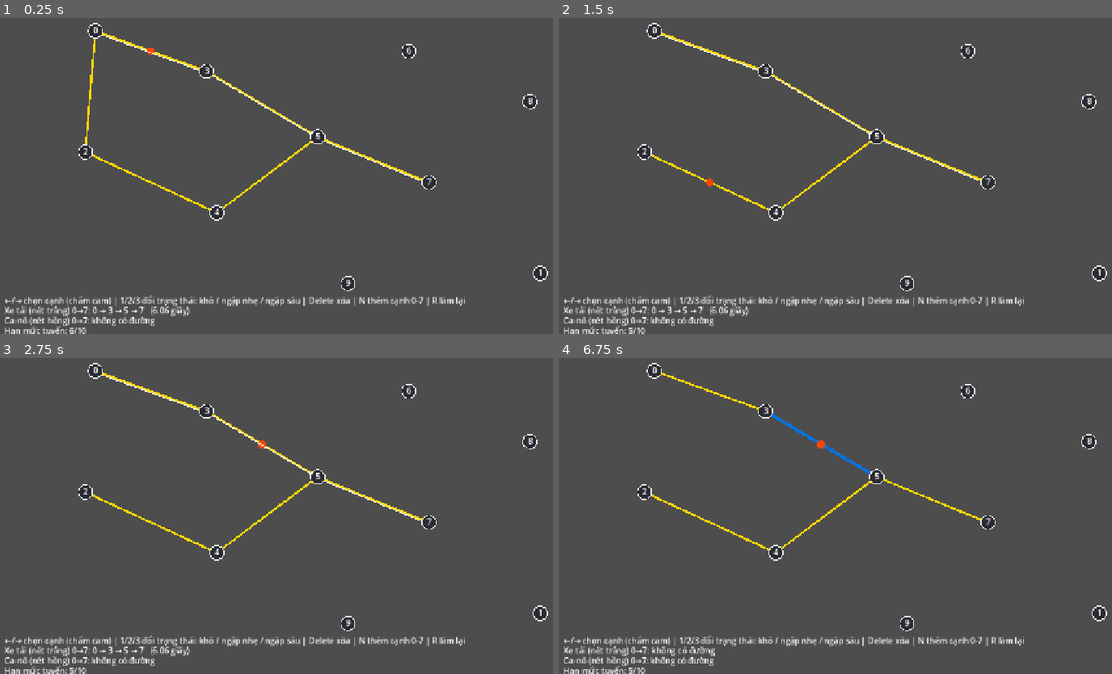
Above: before the commit, frames 1-4 (two rows, left to right).
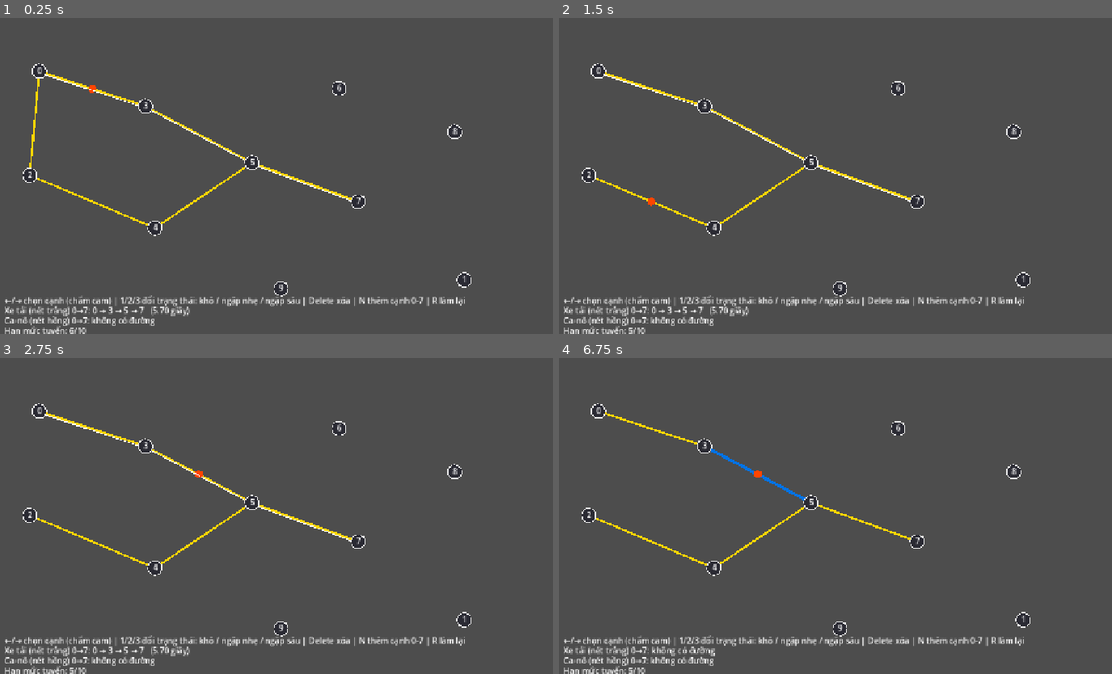
Above: after the commit, the same moments.

Repository: Phiadz/mini-rescue
Game: Godot game, scene res://tests/test_graph.tscn
Same seed, same stepped clock (60 frames per second), same inputs: the game is played once before the commit and once after it. This scene is started directly instead of the project's main scene.
Inputs (mouse positions are in pixels of both pictures, inside the frame that each line leads up to):
- Up to frame 1 (0.25 s): no input
- Up to frame 2 (1.5 s): tap Enter at 0.5 s; move the mouse to (1017, 134) at 0.52 s; hold Right 0.53-1.25 s; tap Delete at 0.6 s; click (1017, 134) at 0.67 s; tap Space at 0.77, 1.25 s; drag from (747, 169) to (846, 223) at 1.27 s
- Up to frame 3 (2.75 s): tap Enter at 2 s; move the mouse to (381, 411) at 2.02 s; hold Right from 2.03 s (still down); tap T at 2.1 s
- Up to frame 4 (6.75 s): release Right at 2.75 s; tap Space at 2.75, 3.77, 4.25 s; drag from (846, 563) to (680, 437) at 2.77 s; tap Enter at 3.5 s; move the mouse to (1073, 547) at 3.52 s; hold Left 3.53-4.25 s; tap Keypad Enter at 3.6 s; drag from (680, 437) to (780, 402) at 4.27 s; move the mouse to (907, 490) at 5.02 s; hold S 5.03-5.75 s; tap 1 at 5.1 s; click (907, 490) at 5.17 s; drag from (780, 402) to (747, 509) at 5.77 s; move the mouse to (1017, 474) at 6.52 s; hold Right from 6.53 s (still down); tap 3 at 6.6 s

The runs differ from the first frame. In frame 1, 3.8% of the frame differs, in the area x 4-100%, y 1-94%; in frame 2, 3.5%; in frame 3, 3.5%; in frame 4, 3.4%.

Commit message:
map: icon cho từng điểm, nền địa hình, đưa bản đồ ra khỏi vùng HUD (E sửa giúp)
- map_01.json: thêm trường "icon" (tên icon của D trong assets/icons) cho 10 điểm; co đều tọa độ
  vào vùng trống giữa các khung HUD (x 70-930, y 200-630), giữ bố cục và độ cao. Trước đó
  Kho Bắc, Kho Nam, Khu Đồi Xanh bị khung THẤT BẠI và cột phải của HUD che.
- MapNode.icon, GraphManager.load_map đọc trường icon (thiếu thì rỗng, NodeLayer vẽ hình khối).
- main.tscn: thêm World/Terrain (terrain/ground.svg + contours.svg của D) dưới cùng; bỏ độ lệch
  (1, -2) của Main; bỏ World/SosLayer thừa (UIRoot đã tạo lớp SOS riêng, gây SOS chồng hai lần);
  sửa UID của ui_root.tscn.
- test_graph: giá trị mong đợi tính từ tọa độ bản đồ thay vì số cứng; kiểm tra trường icon.

Diff:
--- a/data/map_01.json
+++ b/data/map_01.json
@@ -1,14 +1,14 @@
 {
   "nodes": [
-	{"id": 0, "name": "Kho Bắc", "kind": 0, "x": 200, "y": 120, "elevation": 70},
-	{"id": 1, "name": "Kho Nam", "kind": 0, "x": 1080, "y": 600, "elevation": 60},
-	{"id": 2, "name": "Khu Bến Cảng", "kind": 1, "x": 180, "y": 360, "elevation": 10},
-	{"id": 3, "name": "Khu Chợ Cũ", "kind": 1, "x": 420, "y": 200, "elevation": 25},
-	{"id": 4, "name": "Khu Trường Học", "kind": 1, "x": 440, "y": 480, "elevation": 20},
-	{"id": 5, "name": "Bệnh viện", "kind": 1, "x": 640, "y": 330, "elevation": 40},
-	{"id": 6, "name": "Khu Công Nghiệp", "kind": 1, "x": 820, "y": 160, "elevation": 35},
-	{"id": 7, "name": "Khu Ven Sông", "kind": 1, "x": 860, "y": 420, "elevation": 15},
-	{"id": 8, "name": "Khu Đồi Xanh", "kind": 1, "x": 1060, "y": 260, "elevation": 65},
-	{"id": 9, "name": "Khu Làng Nổi", "kind": 1, "x": 700, "y": 620, "elevation": 5}
+	{"id": 0, "name": "Kho Bắc", "kind": 0, "x": 89, "y": 200, "elevation": 70, "icon": "hub_north"},
+	{"id": 1, "name": "Kho Nam", "kind": 0, "x": 930, "y": 613, "elevation": 60, "icon": "hub_south"},
+	{"id": 2, "name": "Khu Bến Cảng", "kind": 1, "x": 70, "y": 406, "elevation": 10, "icon": "harbor"},
+	{"id": 3, "name": "Khu Chợ Cũ", "kind": 1, "x": 299, "y": 269, "elevation": 25, "icon": "house_coral"},
+	{"id": 4, "name": "Khu Trường Học", "kind": 1, "x": 318, "y": 510, "elevation": 20, "icon": "school"},
+	{"id": 5, "name": "Bệnh viện", "kind": 1, "x": 510, "y": 381, "elevation": 40, "icon": "hospital"},
+	{"id": 6, "name": "Khu Công Nghiệp", "kind": 1, "x": 682, "y": 234, "elevation": 35, "icon": "industry"},
+	{"id": 7, "name": "Khu Ven Sông", "kind": 1, "x": 720, "y": 458, "elevation": 15, "icon": "house_blue"},
+	{"id": 8, "name": "Khu Đồi Xanh", "kind": 1, "x": 911, "y": 320, "elevation": 65, "icon": "house_mint"},
+	{"id": 9, "name": "Khu Làng Nổi", "kind": 1, "x": 567, "y": 630, "elevation": 5, "icon": "floating_house"}
   ]
 }
--- a/game/main.tscn
+++ b/game/main.tscn
@@ -3,15 +3,25 @@
 [ext_resource type="Script" uid="uid://j365d5ju0hlk" path="res://flood/flood_overlay.gd" id="1_wjctj"]
 [ext_resource type="Script" uid="uid://bhynmvb60aqxr" path="res://graph/edge_layer.gd" id="2_xkbyp"]
 [ext_resource type="Script" uid="uid://duolryho4ws3e" path="res://graph/node_layer.gd" id="3_lx3aj"]
-[ext_resource type="Script" uid="uid://bi8lo5g8itp71" path="res://ui/sos_layer.gd" id="4_itumj"]
 [ext_resource type="Script" uid="uid://demptuxsi5fj2" path="res://rescue/vehicle_layer.gd" id="5_dp3pf"]
 [ext_resource type="Script" uid="uid://cnqjhjdglh30g" path="res://graph/edge_drawer.gd" id="6_ioaqv"]
-[ext_resource type="PackedScene" uid="uid://domflmkmqw0l4" path="res://ui/ui_root.tscn" id="7_li27q"]
+[ext_resource type="PackedScene" path="res://ui/ui_root.tscn" id="7_li27q"]
+[ext_resource type="Texture2D" path="res://assets/icons/terrain/ground.svg" id="8_ground"]
+[ext_resource type="Texture2D" path="res://assets/icons/terrain/contours.svg" id="9_contours"]
 
 [node name="Main" type="Node2D" unique_id=822342320]
-position = Vector2(1, -2)
 
 [node name="World" type="Node2D" parent="." unique_id=965707166]
+
+[node name="Terrain" type="Node2D" parent="World"]
+
+[node name="Ground" type="Sprite2D" parent="World/Terrain"]
+texture = ExtResource("8_ground")
+centered = false
+
+[node name="Contours" type="Sprite2D" parent="World/Terrain"]
+texture = ExtResource("9_contours")
+centered = false
 
 [node name="FloodOverlay" type="Node2D" parent="World" unique_id=114862677]
 script = ExtResource("1_wjctj")
@@ -22,9 +32,6 @@
 [node name="NodeLayer" type="Node2D" parent="World" unique_id=1215602115]
 script = ExtResource("3_lx3aj")
 
-[node name="SosLayer" type="Node2D" parent="World" unique_id=248207720]
-script = ExtResource("4_itumj")
-
 [node name="VehicleLayer" type="Node2D" parent="World" unique_id=240963486]
 script = ExtResource("5_dp3pf")
 
--- a/graph/graph_manager.gd
+++ b/graph/graph_manager.gd
@@ -39,6 +39,7 @@
 		n.kind = int(d['kind'])
 		n.pos = Vector2(float(d['x']), float(d['y']))
 		n.elevation = float(d['elevation'])
+		n.icon = str(d.get('icon', ''))
 		_nodes[n.id] = n
 		_adj[n.id] = []
 
--- a/graph/map_node.gd
+++ b/graph/map_node.gd
@@ -5,3 +5,4 @@
 var pos: Vector2
 var kind: int = 0          # Types.NodeKind: 0 HUB, 1 DISTRICT
 var elevation: float = 0.0 # thang 0-100
+var icon: String = ''      # tên icon trong res://assets/icons/ (không đuôi), NodeLayer của E vẽ; rỗng thì vẽ hình khối
--- a/tests/test_graph.gd
+++ b/tests/test_graph.gd
@@ -66,7 +66,7 @@
 	_check(_log.has(['edge_added', e1]), 'phát edge_added đúng id')
 	_check(_log.has(['edge_budget_changed', 1, Config.EDGE_LIMIT_START]), 'phát edge_budget_changed(1, 10)')
 	var e := GraphManager.get_edge(e1)
-	_check(absf(e.length - 234.09) < 0.1, 'độ dài cạnh 0-3 xấp xỉ 234,1')
+	_check(absf(e.length - _d(0, 3)) < 0.1, 'độ dài cạnh 0-3 bằng khoảng cách hai node (%.1f)' % _d(0, 3))
 	_check(e.elevation == 47.5, 'độ cao cạnh 0-3 = (70 + 25) / 2 = 47,5')
 	_log.clear()
 	GraphManager.remove_edge(e1)
@@ -97,11 +97,13 @@
 	var ids := _build_example()
 	var pt := GraphManager.find_path(0, 7, Types.VehicleType.TRUCK)
 	_check(pt.found and _same(pt.node_ids, [0, 3, 5, 7]), 'xe tải 0→7 đi 0-3-5-7')
-	_check(absf(pt.cost - 6.06) < 0.02, 'chi phí xe tải xấp xỉ 6,06 giây')
+	var cost_dry := (_d(0, 3) + _d(3, 5) + _d(5, 7)) / Config.TRUCK_SPEED
+	_check(absf(pt.cost - cost_dry) < 0.02, 'chi phí xe tải xấp xỉ %.2f giây' % cost_dry)
 	GraphManager.set_edge_state(ids['3-5'], Types.EdgeState.DEEP)
 	var pt2 := GraphManager.find_path(0, 7, Types.VehicleType.TRUCK)
 	_check(pt2.found and _same(pt2.node_ids, [0, 2, 4, 5, 7]), 'cạnh 3-5 ngập sâu: xe tải đổi sang 0-2-4-5-7')
-	_check(absf(pt2.cost - 8.46) < 0.02, 'chi phí mới xấp xỉ 8,46 giây')
+	var cost_detour := (_d(0, 2) + _d(2, 4) + _d(4, 5) + _d(5, 7)) / Config.TRUCK_SPEED
+	_check(absf(pt2.cost - cost_detour) < 0.02, 'chi phí mới xấp xỉ %.2f giây' % cost_detour)
 	_check(not GraphManager.find_path(0, 7, Types.VehicleType.BOAT).found, 'ca-nô: các cạnh khác còn khô nên chưa có đường 0→7')
 	for eid in GraphManager.get_edge_ids():
 		GraphManager.set_edge_state(eid, Types.EdgeState.DEEP)
@@ -112,7 +114,8 @@
 	_build_example()
 	for eid in GraphManager.get_edge_ids():
 		GraphManager.set_edge_state(eid, Types.EdgeState.SHALLOW)
-	_check(absf(GraphManager.find_path(0, 7, Types.VehicleType.TRUCK).cost - 12.12) < 0.03, 'ngập nhẹ: xe tải chậm gấp đôi (xấp xỉ 12,12 giây)')
+	var cost_shallow := 2.0 * (_d(0, 3) + _d(3, 5) + _d(5, 7)) / Config.TRUCK_SPEED
+	_check(absf(GraphManager.find_path(0, 7, Types.VehicleType.TRUCK).cost - cost_shallow) < 0.03, 'ngập nhẹ: xe tải chậm gấp đôi (xấp xỉ %.2f giây)' % cost_shallow)
 
 	var ids3 := _build_example()
 	GraphManager.remove_edge(ids3['3-5'])
@@ -127,8 +130,14 @@
 	_check(GraphManager.get_edge_ids().is_empty() and GraphManager.get_edge_budget().limit == Config.EDGE_LIMIT_START, 'game_started: xóa hết cạnh, đặt lại hạn mức')
 	GraphManager.load_map(Config.MAP_PATH)
 	_check(GraphManager.get_node_ids().size() == 10, 'load_map gọi lại vẫn đúng 10 node')
+	_check(GraphManager.get_node_ids().all(func(id): return ResourceLoader.exists('res://assets/icons/%s.svg' % GraphManager.get_map_node(id).icon)),
+			'mỗi node có trường icon trỏ tới file icon có thật')
 
 	print('Kết quả: %d đạt, %d trượt' % [_pass, _fail])
+
+# Khoảng cách giữa hai node theo tọa độ trong map_01.json, để test không phụ thuộc con số cứng.
+func _d(a: int, b: int) -> float:
+	return GraphManager.get_map_node(a).pos.distance_to(GraphManager.get_map_node(b).pos)
 
 # ---------- thử bằng phím ----------
 func _setup_demo() -> void:
